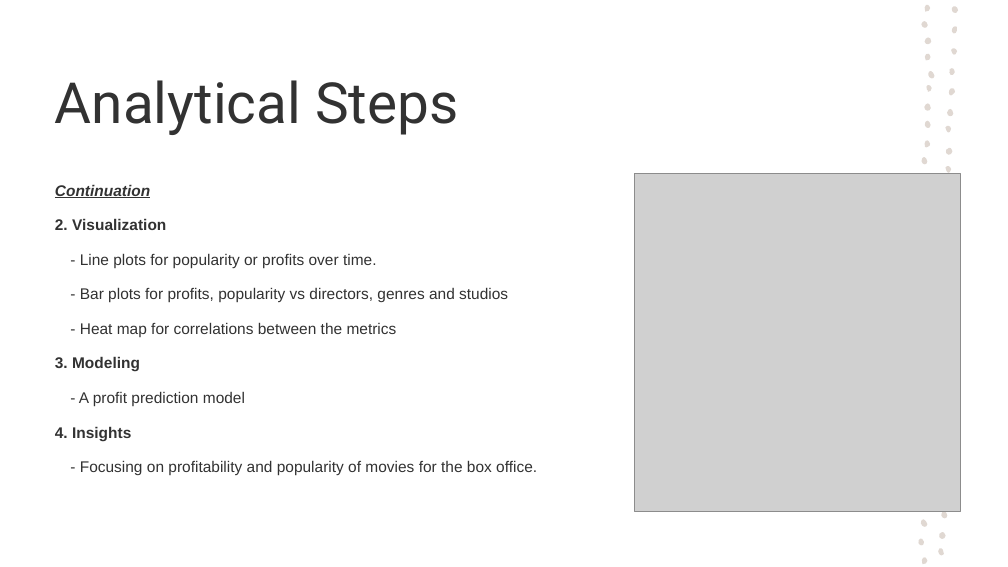
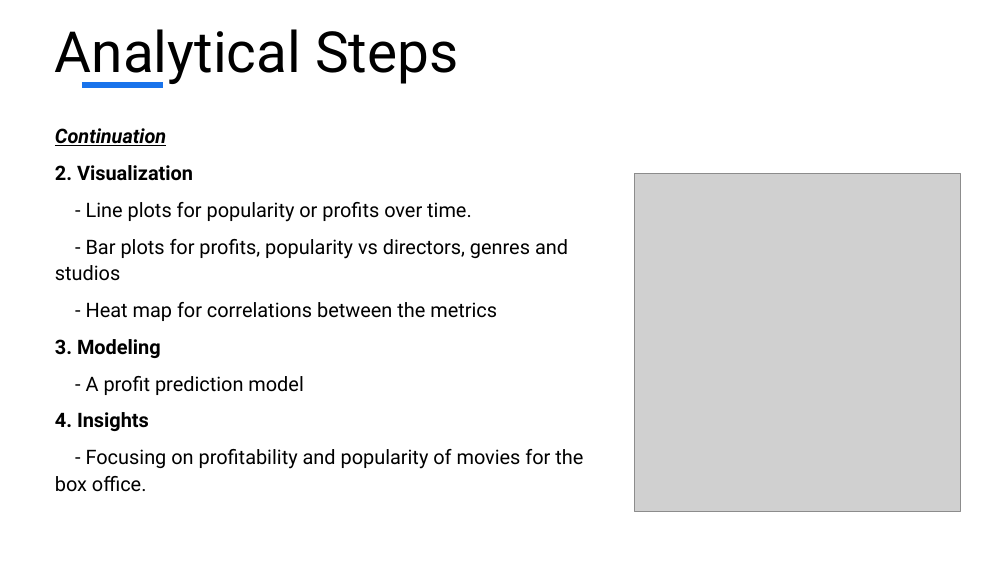
Before and after one commit to Rodgerdev/movies_data_project, a slide deck: slide 8 of Power point presentation/Box_Office_Trend_Analysis.pptx. Drawn at 1008x567 pixels with LibreOffice and Linux fonts; fonts in the diff are those of the drawing; grey boxes stand for pictures. Boxes give left, top, right and bottom in pixels: in the first picture for what was removed or moved away, otherwise in the second. Text is boxed around its words. In the diff, an @@ line names an element or a change of style, - is before the commit and + after.

```diff
--- a/Power point presentation/Box_Office_Trend_Analysis.pptx
+++ b/Power point presentation/Box_Office_Trend_Analysis.pptx
@@ title "Analytical Steps": place and size @@
-title "Analytical Steps" at bbox=[55, 80, 458, 135]
+title "Analytical Steps" at bbox=[55, 29, 458, 86]
@@ title "Analytical Steps" at bbox=[55, 29, 458, 86]: text colour #323232 to #000000 @@
@@ line added from (82, 85) to (163, 85), #1973EB 6 pt @@
@@ text "Continuation": place and size @@
-text "Continuation" at bbox=[55, 185, 537, 476]
+text "Continuation" at bbox=[55, 128, 583, 492]
@@ text "Continuation" at bbox=[55, 128, 583, 492]: size 14.7 to 19 pt, font Arial to Roboto, text colour #323232 to #000000; line spacing 1.3 to 1.1 @@
@@ group removed at bbox=[918, 2, 959, 565]: 26 freeform shapes @@
```
Also in this commit, not shown: 20 other slides changed, 2 other files.
